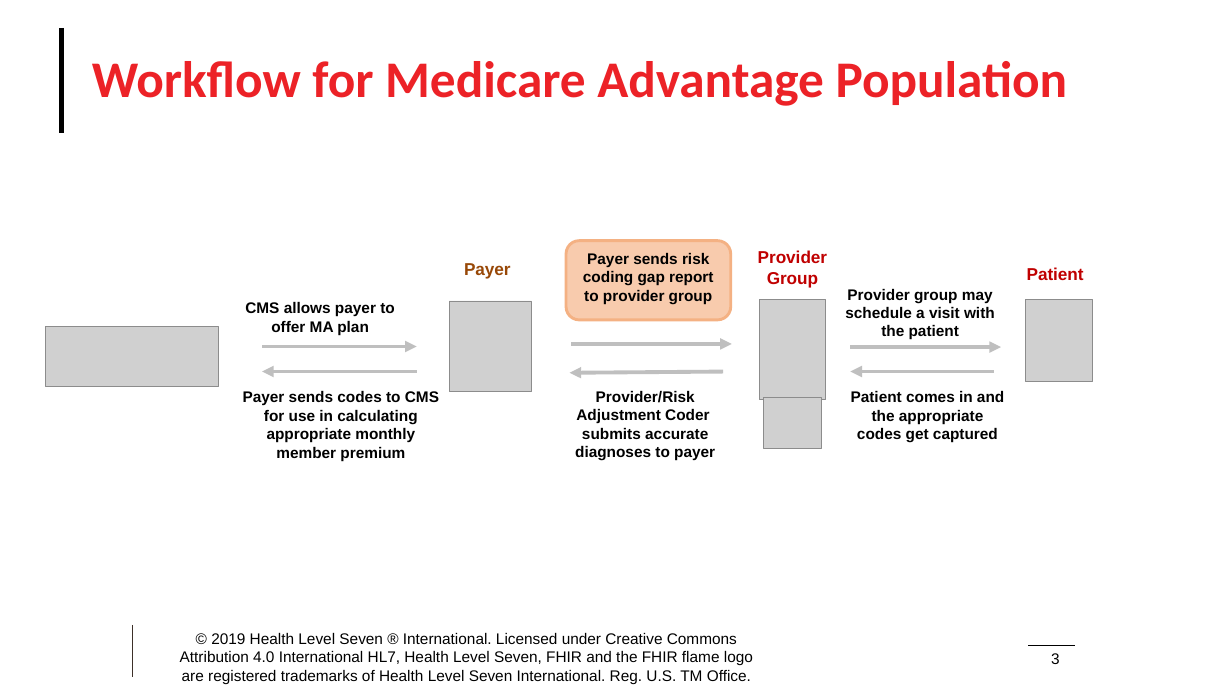
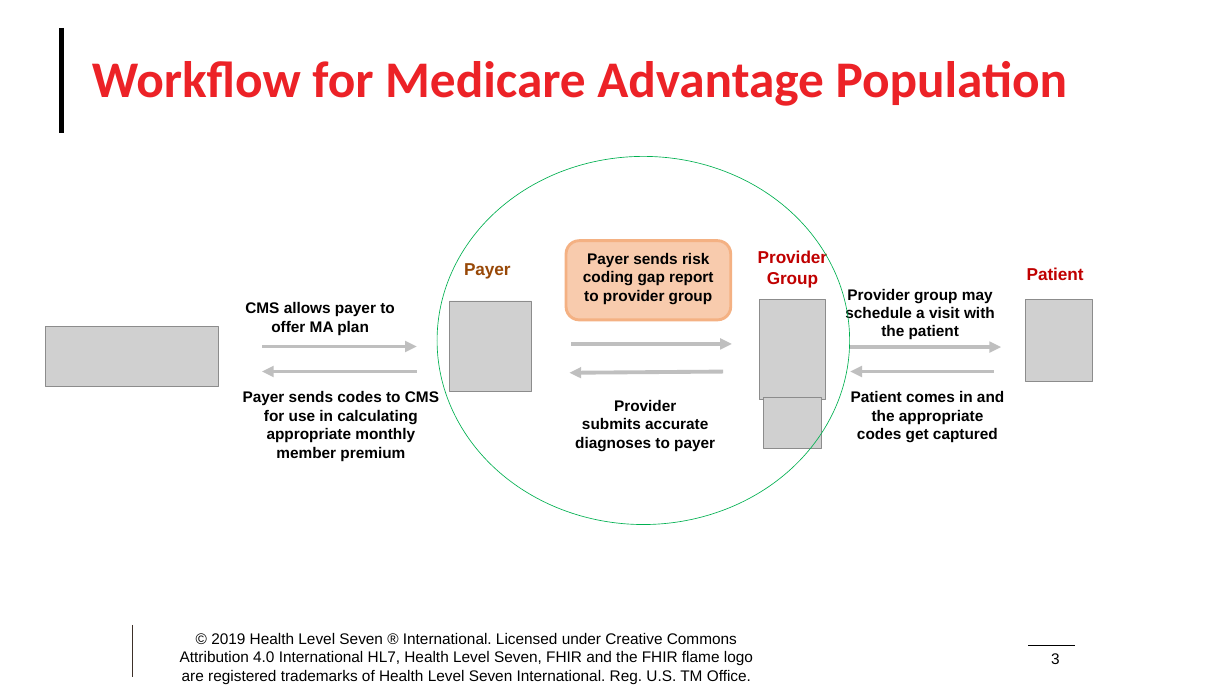
Before and after one commit to HL7/davinci-ra, a slide deck: slide 3 of input/images/Source/Risk Adjustment Images.pptx. Drawn at 1232x693 pixels with LibreOffice and Linux fonts; fonts in the diff are those of the drawing; grey boxes stand for pictures; background and template pictures are left out. Boxes give left, top, right and bottom in pixels: in the first picture for what was removed or moved away, otherwise in the second. Text is boxed around its words. In the diff, an @@ line names an element or a change of style, - is before the commit and + after.

Commit message:
renamed "cc-gaps" to "coding-gaps" across the IG updated images changed from Risk Adjustment Coding Gap Report to Risk Adjustment Coding Gap MeasureReport when refer to profile added missing link-list.md inclusion to report-generation page

```diff
--- a/input/images/Source/Risk Adjustment Images.pptx
+++ b/input/images/Source/Risk Adjustment Images.pptx
@@ ellipse added at [437,156,849,524], outline #00B050 0.5 pt @@
@@ rounded rectangle "Patient comes in and the ...": place and size @@
-rounded rectangle "Patient comes in and the ..." at [851,391,1004,443]
+rounded rectangle "Patient comes in and the ..." at [842,374,1015,456]
@@ text at [614,400,676,411]: text changed @@
-Provider/Risk Adjustment Coder
+Provider
```
Also in this commit, not shown: 1 other slide changed, 2 slides added, 23 other files.
